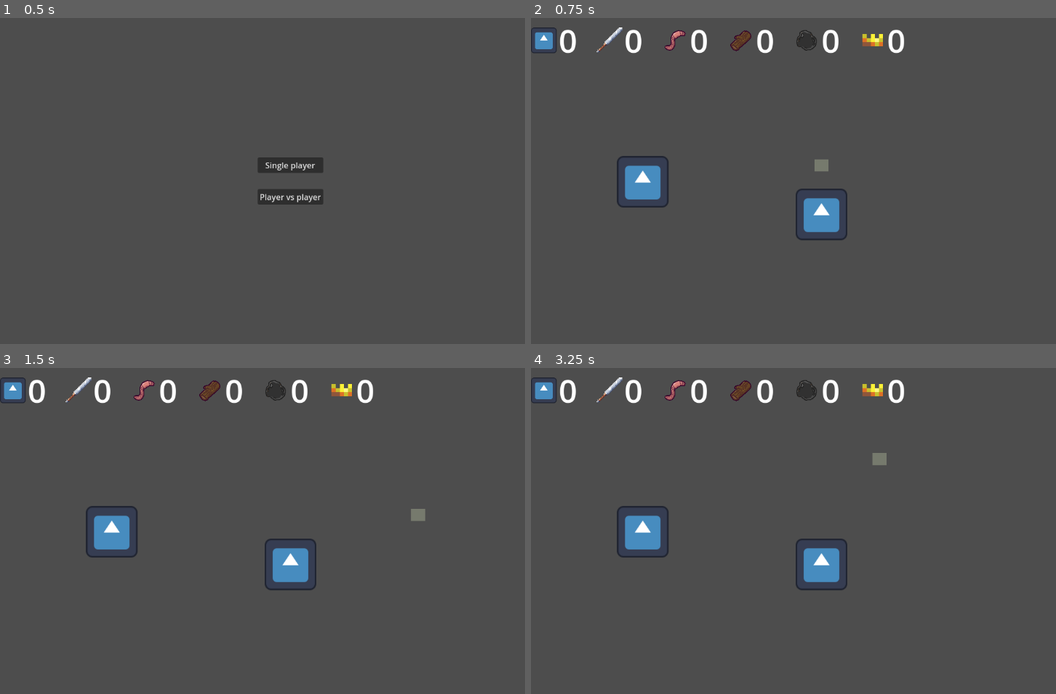
Above: before the commit, frames 1-4 (two rows, left to right).
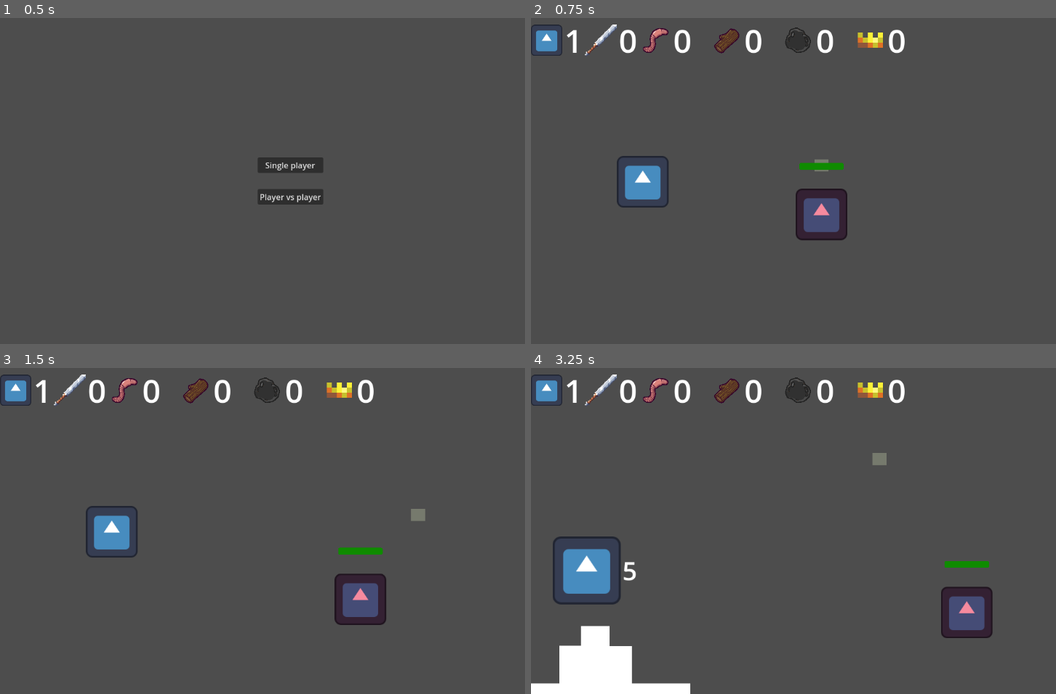
Above: after the commit, the same moments.

Repository: pradoh97/horde
Game: Godot game, scene res://start_screen/start_screen.tscn
Same seed, same stepped clock (60 frames per second), same inputs: the game is played once before the commit and once after it. The engine's default icon, where the game draws it, is replaced by a stand-in: a white triangle on a blue panel in a dark square.
Inputs (mouse positions are in pixels of both pictures, inside the frame that each line leads up to):
- Up to frame 1 (0.5 s): no input
- Up to frame 2 (0.75 s): click "Single player" at 0.5 s
- Up to frame 3 (1.5 s): tap Enter at 1.25 s; move the mouse to (420, 514) at 1.27 s; hold D (right_p1) from 1.28 s (still down); tap Down (down_p2) at 1.35 s
- Up to frame 4 (3.25 s): move the mouse to (704, 547) at 2.02 s; release D (right_p1) at 2.03 s; hold S (down_p1) 2.03-2.78 s; tap Left (left_p2) at 2.1 s; tap Space at 2.75 s; move the mouse to (877, 459) at 2.77 s; hold D (right_p1) from 2.78 s (still down); click (877, 459) at 2.85 s

Frame 1 is identical in both runs. In frame 2, 3.9% of the frame differs, in the area x 0-72%, y 2-68%; in frame 3, 5.0%; in frame 4, 10%, in the area x 0-88%, y 2-100%.
Error before the commit: Parse Error: Invalid operands "CollectibleResource.TYPE" and "String" for "==" operator. (res://army/army.gd:127)

Commit message:
Move stock management to stockpile, add steal item from stockpile

Diff:
--- a/army/army.gd
+++ b/army/army.gd
@@ -12,15 +12,10 @@
 		ui = new_ui
 		update_horde_size()
 		update_horde_strength()
-		update_food_stock()
-		update_wood_stock()
-		update_stone_stock()
 
+var stockpile: Stockpile = null
 var horde_size: int = 0
 var horde_strength: int = 0
-var wood_stock: int = 0
-var food_stock: int = 0
-var stone_stock: int = 0
 var king_count: int = 0
 
 var following_orders: bool = false
@@ -38,6 +33,8 @@
 	leader = (get_child(0) as Minion)
 	leader.set_physics_process(true)
 	minion_dropped_collectible(leader)
+
+	leader.set_physics_process(true)
 	if get_node_or_null("Camera2D"):
 		camera = $Camera2D
 		camera.army = self
@@ -77,18 +74,6 @@
 	if player_number == 0 and Input.is_action_just_released("mouse_click"):
 		disband_minions()
 
-func update_food_stock(update_by: int = 0):
-	food_stock += update_by
-	ui.update_food_count_label(food_stock)
-
-func update_wood_stock(update_by: int = 0):
-	wood_stock += update_by
-	ui.update_wood_count_label(wood_stock)
-
-func update_stone_stock(update_by: int = 0):
-	stone_stock += update_by
-	ui.update_stone_count_label(stone_stock)
-
 func update_king_count(update_by: int = 0):
 	king_count += update_by
 	ui.update_king_count_label(king_count)
@@ -101,37 +86,17 @@
 	horde_strength = armed_minions.size()
 	ui.update_horde_strength_label(horde_strength)
 
-
 func get_ui() -> CanvasLayer:
 	return ui
 
 func get_remote_transform() -> RemoteTransform2D:
 	return leader.get_remote_transform()
 
-func get_food_stock() -> int:
-	return food_stock
-
-func get_wood_stock() -> int:
-	return wood_stock
-
-func get_stone_stock() -> int:
-	return stone_stock
-
 func get_horde_size() -> int:
 	return horde_size
 
 func get_horde_strength() -> int:
 	return horde_strength
-
-func update_resource_count(resource: CollectibleResource):
-	if resource.type == "Wood":
-		update_wood_stock(1)
-	if resource.type == "Stone":
-		update_stone_stock(1)
-	if resource.type == "Food":
-		update_food_stock(1)
-	if resource is Weapon:
-		update_horde_strength()
 
 func command_minions():
 	chase = true
@@ -165,7 +130,6 @@
 	update_horde_size()
 	update_horde_strength()
 
-
 func kill_minion(minion: Minion):
 	if minion.is_leading and minions.size() > 1:
 		var old_leader = minions.find(minion)
@@ -194,6 +158,7 @@
 
 func minion_armed(minion: Minion):
 	armed_minions.append(minion)
+	update_horde_strength()
 
 func minion_dropped_collectible(minion: Minion):
 	free_minions.append(minion)
--- a/combatant.gd
+++ b/combatant.gd
@@ -61,6 +61,7 @@
 	if emit_disengage_signal:
 		disengaged_fight.emit(combatant)
 	disconnect_signals(combatant)
+
 	if health > 0:
 		find_new_target()
 
@@ -137,6 +138,7 @@
 	disengage_fight()
 	disconnect_signals(combatant)
 
+
 func _on_targeter_combatant_died(combatant: Combatant):
 	unregister_targeter(combatant)
 	unregister_target_in_area(combatant)
--- a/minion/minion.gd
+++ b/minion/minion.gd
@@ -54,7 +54,7 @@
 
 func _physics_process(_delta):
 	left_behind = not is_leading and global_position.distance_to(leader.global_position) >= distance_treshold
-	interrupt_work = (not is_leading and global_position.distance_to(leader.global_position) >= distance_treshold * work_distance_treshold_factor) or (is_leading and working and global_position.distance_to(work_zone_position) >= distance_treshold * work_distance_treshold_factor)
+	interrupt_work = working and ((not is_leading and global_position.distance_to(leader.global_position) >= distance_treshold * work_distance_treshold_factor) or (is_leading and global_position.distance_to(work_zone_position) >= distance_treshold * work_distance_treshold_factor))
 
 	is_busy = (working or battling) and not is_leading
 	can_move = not is_busy and (left_behind or following_orders and not reached_destination)
@@ -157,10 +157,10 @@
 		$ActivityAnimations.play("working")
 
 func stop_work():
+	working = false
 	$ActivityAnimations.stop()
 	%ActivityProgress.value = 0
 	%ActivityProgress.modulate = Color.TRANSPARENT
-	working = false
 	army.minion_stopped_working(self)
 	if not is_leading:
 		$CollisionShape2D.set_deferred("disabled", false)
@@ -186,14 +186,12 @@
 			combatant_node.attack_modifier = weapon_attack_modifier
 			%Weapon.texture = weapon_held.texture
 			army.minion_armed(self)
-			army.update_resource_count(collectible)
 	elif not resource_held:
 		resource_held = collectible
 		%Resource.texture = collectible.texture
 		army.minion_picked_collectible(self)
 
 func drop_resource():
-	army.update_resource_count(resource_held)
 	army.minion_dropped_collectible(self)
 	resource_held = null
 	%Resource.texture = null
@@ -232,11 +230,18 @@
 func _on_infect_area_area_entered(area):
 	#Minion in the army hits an unregistered minion. To join the hitting minion has to be in an army and the minion being hit does not.
 	var minion: Minion = area.get_parent()
-	if not minion == self and not minion.army and army:
-		var purchase_able = army.get_food_stock() >= minion.recruit_cost and minion.recruit_cost > 0
+	var collided_with_itself = minion == self
+	var collision_between_wild_minions = not minion.army and not army
+
+	if collided_with_itself or collision_between_wild_minions: return
+
+	var recruit_is_not_in_army = not minion.army
+
+	if recruit_is_not_in_army:
+		var purchase_able = minion.recruit_cost > 0 and army.stockpile.get_food_stock() >= minion.recruit_cost
 		if purchase_able or minion.recruit_cost == 0:
 			if purchase_able:
-				army.update_food_stock(-2)
+				army.stockpile.update_resources(CollectibleResource.TYPE.FOOD, -2)
 			if not leader:
 				minion.leader = self
 			else:
--- a/minion/minion.tscn
+++ b/minion/minion.tscn
@@ -366,6 +366,7 @@
 
 [node name="State" type="HBoxContainer" parent="."]
 unique_name_in_owner = true
+visible = false
 anchors_preset = 10
 anchor_right = 1.0
 offset_top = -406.0
--- a/resources/buildings/city.gd
+++ b/resources/buildings/city.gd
@@ -25,7 +25,7 @@
 	$WeaponRack.enable()
 
 
-func _on_capture_fare_payed(minion):
+func _on_capture_fare_paid(minion):
 	var tween = create_tween()
 	tween.set_parallel()
 	tween.tween_property($KingConvert, "modulate", Color(1.0, 1.0, 1.0, 1.0), tween_duration)
--- a/resources/buildings/city.tscn
+++ b/resources/buildings/city.tscn
@@ -42,10 +42,15 @@
 [node name="CaptureFare" parent="." instance=ExtResource("5_i25wv")]
 position = Vector2(215, -561)
 one_time_pay = true
+enabled = null
 allow_partial_payment = true
+required_food = null
+required_wood = null
+required_stone = null
 required_minions = 5
+exchange_amount = null
 
 [connection signal="area_entered" from="." to="." method="_on_area_entered"]
 [connection signal="body_entered" from="." to="." method="_on_body_entered"]
 [connection signal="activated" from="KingConvert" to="." method="_on_king_convert_activated"]
-[connection signal="payed" from="CaptureFare" to="." method="_on_capture_fare_payed"]
+[connection signal="paid" from="CaptureFare" to="." method="_on_capture_fare_paid"]
--- a/resources/buildings/stock_pile.gd
+++ b/resources/buildings/stock_pile.gd
@@ -1,4 +1,8 @@
-extends Building
+class_name Stockpile extends Building
+
+@export var stock: Array[CollectibleResource]
+var ui: UI
+var thieves: Array[Dictionary] = []
 
 func _ready():
 	$CollisionShape2D.set_deferred("disabled", true)
@@ -7,13 +11,84 @@
 	%Polygon2D2.color = outer_color_converted
 
 func _on_body_entered(minion: Minion):
-	if minion.resource_held and minion.army == controlled_by:
+	var minion_in_controller_army = minion.army and minion.army == controlled_by
+	if minion.resource_held and minion_in_controller_army:
+		update_resources(minion.resource_held.type, 1)
 		minion.drop_resource()
+
+	var minion_in_enemy_army = minion.army and not minion.army == controlled_by
+	var available_types = stock.filter(func(resource: CollectibleResource): return resource.quantity > 0)
+	var minion_able_to_collect = not minion.resource_held and not minion.working
+	if minion_in_enemy_army and available_types and minion_able_to_collect:
+		var resource: CollectibleResource = available_types.pick_random()
+		minion.work()
+		resource.quantity -= 1
+		thieves.append({"minion": minion, "resource": resource})
+		if not minion.work_done.is_connected(_on_resource_stolen):
+			minion.work_done.connect(_on_resource_stolen.bind(minion))
 
 func capture_building(army: Army = null):
 	$CollisionShape2D.set_deferred("disabled", false)
+	army.stockpile = self
+	ui = army.get_ui()
 	super(army)
+	refresh_ui()
 
+func refresh_ui():
+	for item in stock:
+		match item.type:
+			CollectibleResource.TYPE.FOOD:
+				ui.update_food_count_label(item.quantity)
+			CollectibleResource.TYPE.WOOD:
+				ui.update_wood_count_label(item.quantity)
+			CollectibleResource.TYPE.STONE:
+				ui.update_stone_count_label(item.quantity)
+
+func update_resources(type: CollectibleResource.TYPE, amount = 1):
+	stock.filter(func(item): return item.type == type)[0].quantity += amount
+
+	refresh_ui()
 func _on_area_entered(area):
 	if area.get_parent() and area.get_parent() is Minion:
 		_on_body_entered(area.get_parent())
+
+func get_wood_stock():
+	return stock.filter(func(item): return item.type == CollectibleResource.TYPE.WOOD)[0].quantity
+
+func get_food_stock():
+	return stock.filter(func(item): return item.type == CollectibleResource.TYPE.FOOD)[0].quantity
+
+func get_stone_stock():
+	return stock.filter(func(item): return item.type == CollectibleResource.TYPE.STONE)[0].quantity
+
+func _on_area_exited(area):
+	if area.get_parent() and area.get_parent() is Minion:
+		_on_body_exited(area.get_parent())
+
+func _on_body_exited(minion: Minion):
+	var thieve = thieves.filter(func(item): return item.minion == minion)
+	if thieve.size():
+		thieve = thieve[0]
+
+		var thieve_index = thieves.find(thieve)
+		if thieve_index >= 0:
+			thieves[thieve_index].resource.quantity += 1
+			refresh_ui()
+			thieves.erase(thieve)
+			minion.stop_work()
+	if minion.work_done.is_connected(_on_resource_stolen):
+		minion.work_done.disconnect(_on_resource_stolen)
+
+func _on_resource_stolen(minion: Minion):
+	var thieve = thieves.filter(func(item): return item.minion == minion)
+
+	if thieve.size():
+		thieve = thieve[0]
+		var thieve_index = thieves.find(thieve)
+		if thieve_index >= 0:
+			minion.pick_up_collectible(thieves[thieve_index].resource)
+			refresh_ui()
+			thieves.erase(thieve)
+
+	if minion.work_done.is_connected(_on_resource_stolen):
+		minion.work_done.disconnect(_on_resource_stolen)
--- a/resources/buildings/stock_pile.tscn
+++ b/resources/buildings/stock_pile.tscn
@@ -1,6 +1,10 @@
-[gd_scene load_steps=3 format=3 uid="uid://dgo07mr2aq1ys"]
+[gd_scene load_steps=7 format=3 uid="uid://dgo07mr2aq1ys"]
 
 [ext_resource type="Script" uid="uid://cfakhptjyaq25" path="res://resources/buildings/stock_pile.gd" id="1_v8kwb"]
+[ext_resource type="Script" uid="uid://ccriiwtes1i48" path="res://resources/collectible_resource.gd" id="2_5141w"]
+[ext_resource type="Resource" uid="uid://borfhlix76jsd" path="res://resources/wood.tres" id="3_dw45n"]
+[ext_resource type="Resource" uid="uid://t204tbra7epx" path="res://resources/food.tres" id="4_1lp7t"]
+[ext_resource type="Resource" uid="uid://dqefr2qjrypyr" path="res://resources/stone.tres" id="5_0jmlg"]
 
 [sub_resource type="RectangleShape2D" id="RectangleShape2D_0b4ue"]
 size = Vector2(507, 219)
@@ -9,6 +13,7 @@
 collision_layer = 256
 collision_mask = 20
 script = ExtResource("1_v8kwb")
+stock = Array[ExtResource("2_5141w")]([ExtResource("3_dw45n"), ExtResource("4_1lp7t"), ExtResource("5_0jmlg")])
 inner_color_converted = Color(0.74138474, 0.7413847, 0.74138457, 1)
 outer_color_converted = Color(0.8627451, 0.41568628, 0.1254902, 1)
 
@@ -28,4 +33,6 @@
 polygon = PackedVector2Array(-0.10925293, -29.025726, -0.10925293, -114.56851, 129, -192.79208, 303, -192.79208, 442, -107.79208, 442, -29.026)
 
 [connection signal="area_entered" from="." to="." method="_on_area_entered"]
+[connection signal="area_exited" from="." to="." method="_on_area_exited"]
 [connection signal="body_entered" from="." to="." method="_on_body_entered"]
+[connection signal="body_exited" from="." to="." method="_on_body_exited"]
--- a/resources/collectible_resource.gd
+++ b/resources/collectible_resource.gd
@@ -1,5 +1,11 @@
 class_name CollectibleResource extends Resource
 
-enum TYPE {WOOD=0, STONE=1, FOOD=2, WEAPON=3}
+enum TYPE {
+	WOOD=0,
+	STONE=1,
+	FOOD=2,
+	WEAPON=3
+}
 @export var type: TYPE
 @export var texture: Texture2D = null
+@export var quantity: int = 0
--- a/resources/fare.gd
+++ b/resources/fare.gd
@@ -1,7 +1,7 @@
 @tool
 class_name Fare extends Node2D
 
-signal payed(minion: Minion)
+signal paid(minion: Minion)
 
 @export var one_time_pay: bool = false
 @export var enabled: bool = true
@@ -54,10 +54,15 @@
 	var wood_stock
 	var stone_stock
 	var horde_size
-	if minion:
-		food_stock = minion.army.get_food_stock()
-		wood_stock = minion.army.get_wood_stock()
-		stone_stock = minion.army.get_stone_stock()
+
+	var minion_in_army = minion and minion.army
+	var army_owns_stockpile = minion_in_army and minion.army.stockpile
+
+	if army_owns_stockpile:
+		var stockpile: Stockpile = minion.army.stockpile
+		food_stock = stockpile.get_food_stock()
+		wood_stock = stockpile.get_wood_stock()
+		stone_stock = stockpile.get_stone_stock()
 		horde_size = minion.army.get_horde_size()
 	else:
 		food_stock = food_in
@@ -69,45 +74,50 @@
 	return meets_required_goods
 
 func charge_payment(minion: Minion):
-	if not enabled:
-		return
-	var payed_food_amount := 0
-	var payed_wood_amount := 0
-	var payed_stone_amount := 0
-	var payed_minions_amount := 0
+	if not enabled: return
+	var paid_food_amount := 0
+	var paid_wood_amount := 0
+	var paid_stone_amount := 0
+	var paid_minions_amount := 0
+
+	var minion_in_army = minion and minion.army
+	var army_owns_stockpile = minion_in_army and minion.army.stockpile
 
 	if allow_partial_payment:
 		if minion.resource_held:
-			if minion.resource_held.type == "Food" and food_in < required_food:
-				payed_food_amount = 1
-			if minion.resource_held.type == "Wood" and wood_in < required_wood:
-				payed_wood_amount = 1
-			if minion.resource_held.type == "Stone" and stone_in < required_stone:
-				payed_stone_amount = 1
+			if minion.resource_held.type == CollectibleResource.TYPE.FOOD and food_in < required_food:
+				paid_food_amount = 1
+			if minion.resource_held.type == CollectibleResource.TYPE.WOOD and wood_in < required_wood:
+				paid_wood_amount = 1
+			if minion.resource_held.type == CollectibleResource.TYPE.STONE and stone_in < required_stone:
+				paid_stone_amount = 1
 		if required_minions - minions_in > 0 and not minion.is_leading:
-			payed_minions_amount = 1
+			paid_minions_amount = 1
 	else:
-		payed_food_amount = required_food
-		payed_wood_amount = required_wood
-		payed_stone_amount = required_stone
-		payed_minions_amount = required_minions
+		paid_food_amount = required_food
+		paid_wood_amount = required_wood
+		paid_stone_amount = required_stone
+		paid_minions_amount = required_minions
 
-	minions_in += payed_minions_amount
-	food_in += payed_food_amount
-	wood_in += payed_wood_amount
-	stone_in += payed_stone_amount
+	minions_in += paid_minions_amount
+	food_in += paid_food_amount
+	wood_in += paid_wood_amount
+	stone_in += paid_stone_amount
 
-	minion.army.update_food_stock(-payed_food_amount)
-	minion.army.update_wood_stock(-payed_wood_amount)
-	minion.army.update_stone_stock(-payed_stone_amount)
+	if army_owns_stockpile:
+		var stockpile: Stockpile = minion.army.stockpile
+		stockpile.update_resources(CollectibleResource.TYPE.FOOD, -paid_food_amount)
+		stockpile.update_resources(CollectibleResource.TYPE.WOOD, -paid_wood_amount)
+		stockpile.update_resources(CollectibleResource.TYPE.STONE, -paid_stone_amount)
 
-	if payed_minions_amount:
+
+	if paid_minions_amount:
 		if allow_partial_payment and not minion.is_leading:
 			minion.die()
 		else:
-			minion.army.kill_randomly(payed_minions_amount)
+			minion.army.kill_randomly(paid_minions_amount)
 	if one_time_pay:
 		update_resources_count()
 
 	if is_payment_valid():
-		payed.emit(minion)
+		paid.emit(minion)
--- a/resources/food.tres
+++ b/resources/food.tres
@@ -4,7 +4,9 @@
 [ext_resource type="Texture2D" uid="uid://cvxgjdnf4ic5e" path="res://assets/Worm.png" id="2_vuuqq"]
 
 [resource]
+resource_local_to_scene = true
 script = ExtResource("1_j6d7s")
 type = 2
 texture = ExtResource("2_vuuqq")
+quantity = 15
 metadata/_custom_type_script = "uid://ccriiwtes1i48"
--- a/resources/generators/collectible_resource_generator.gd
+++ b/resources/generators/collectible_resource_generator.gd
@@ -48,7 +48,6 @@
 		collectibles_available += floor(1*generation_factor)
 		update_count_label()
 
-
 func _on_area_entered(area):
 	if area.get_parent() and area.get_parent() is Minion:
 		_on_body_entered(area.get_parent())
--- a/resources/generators/king_convert.gd
+++ b/resources/generators/king_convert.gd
@@ -8,7 +8,7 @@
 func enable():
 	$Fare.enable()
 
-func _on_fare_payed(minion: Minion):
+func _on_fare_paid(minion: Minion):
 	$Fare.disable()
 	if minion.is_leading:
 		minion.convert_to_king()
--- a/resources/generators/king_convert.tscn
+++ b/resources/generators/king_convert.tscn
@@ -30,4 +30,4 @@
 
 [connection signal="area_entered" from="." to="." method="_on_area_entered"]
 [connection signal="body_entered" from="." to="." method="_on_body_entered"]
-[connection signal="payed" from="Fare" to="." method="_on_fare_payed"]
+[connection signal="paid" from="Fare" to="." method="_on_fare_paid"]
--- a/resources/generators/weapon_rack.gd
+++ b/resources/generators/weapon_rack.gd
@@ -19,7 +19,7 @@
 		$Fare.charge_payment(minion)
 
 
-func _on_fare_payed(minion: Minion):
+func _on_fare_paid(minion: Minion):
 	minion.pick_up_collectible(collectible_generated)
 
 
--- a/resources/generators/weapon_rack.tscn
+++ b/resources/generators/weapon_rack.tscn
@@ -213,4 +213,4 @@
 
 [connection signal="area_entered" from="." to="." method="_on_area_entered"]
 [connection signal="body_entered" from="." to="." method="_on_body_entered"]
-[connection signal="payed" from="Fare" to="." method="_on_fare_payed"]
+[connection signal="paid" from="Fare" to="." method="_on_fare_paid"]
--- a/resources/stone.tres
+++ b/resources/stone.tres
@@ -4,7 +4,9 @@
 [ext_resource type="Texture2D" uid="uid://bb8n2voct7ge7" path="res://assets/Stone.png" id="2_c7xck"]
 
 [resource]
+resource_local_to_scene = true
 script = ExtResource("1_c7xck")
 type = 1
 texture = ExtResource("2_c7xck")
+quantity = 15
 metadata/_custom_type_script = "uid://ccriiwtes1i48"
--- a/resources/wood.tres
+++ b/resources/wood.tres
@@ -4,7 +4,8 @@
 [ext_resource type="Texture2D" uid="uid://dteeqtomkve4" path="res://assets/Wood.png" id="2_r76xb"]
 
 [resource]
+resource_local_to_scene = true
 script = ExtResource("1_gt3uy")
-type = "Wood"
 texture = ExtResource("2_r76xb")
+quantity = 15
 metadata/_custom_type_script = "uid://ccriiwtes1i48"
